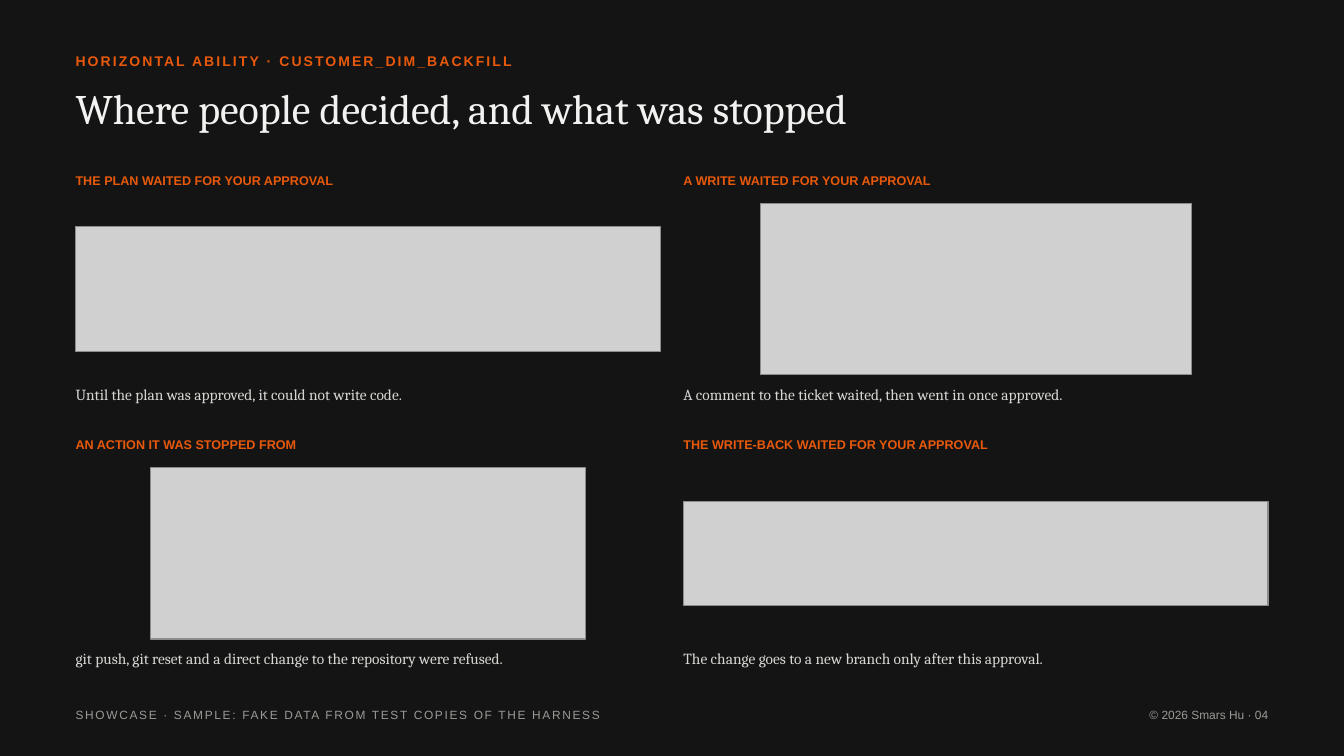
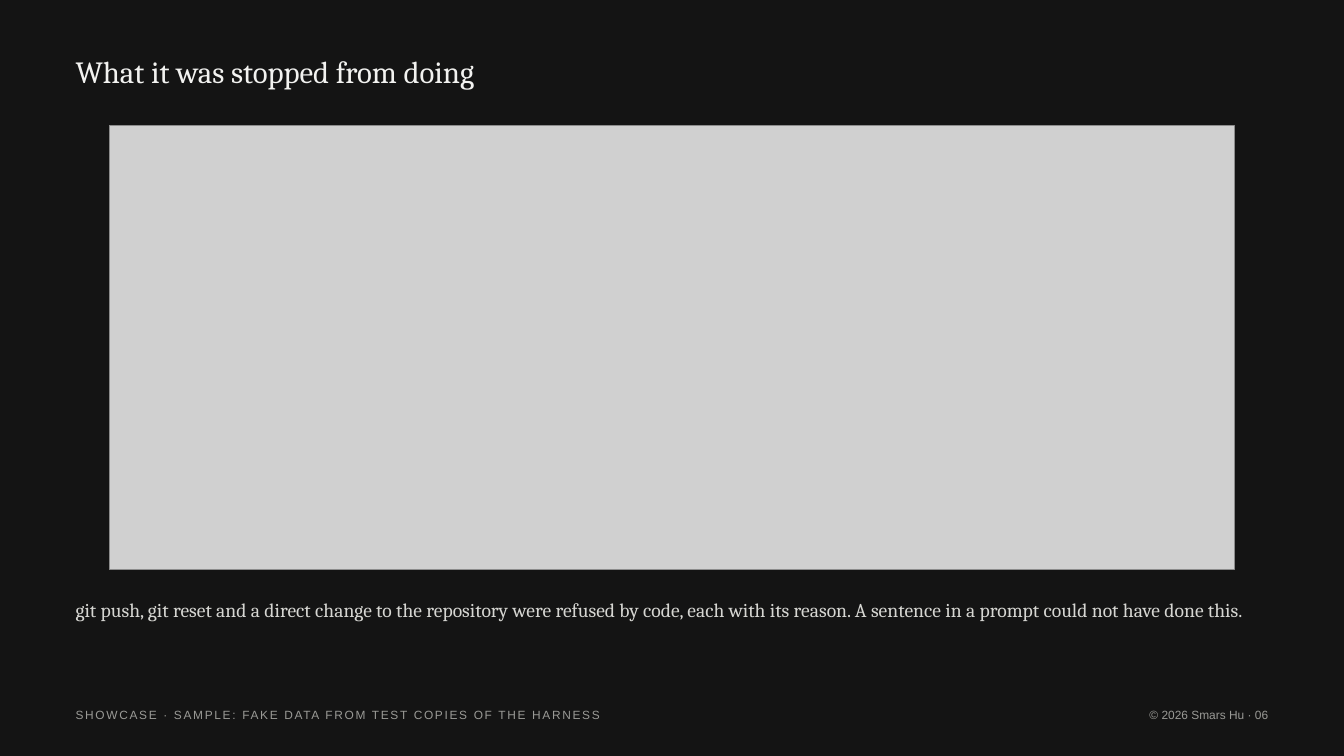
Before and after one commit to Smars-Bin-Hu/ai-exploration, a slide deck: slide 6 of Showcase/Real Tasks/_template/Sample (fake data).pptx (slide 4 before the commit). Drawn at 1344x756 pixels with LibreOffice and Linux fonts; fonts in the diff are those of the drawing; grey boxes stand for pictures. Boxes give left, top, right and bottom in pixels: in the first picture for what was removed or moved away, otherwise in the second. Text is boxed around its words. In the diff, an @@ line names an element or a change of style, - is before the commit and + after.

```diff
--- a/Showcase/Real Tasks/_template/Sample (fake data).pptx
+++ b/Showcase/Real Tasks/_template/Sample (fake data).pptx
@@ text removed at <box>76,50,1265,81</box> @@
-HORIZONTAL ABILITY · CUSTOMER_DIM_BACKFILL
@@ text at <box>76,61,475,90</box>: text changed; size 30 to 22 pt @@
-Where people decided, and what was stopped
+What it was stopped from doing
@@ picture: place and size @@
-picture at <box>150,468,585,639</box>
+picture at <box>109,126,1234,570</box>
@@ text removed at <box>76,176,333,185</box> @@
-THE PLAN WAITED FOR YOUR APPROVAL
@@ text removed at <box>683,176,931,185</box> @@
-A WRITE WAITED FOR YOUR APPROVAL
@@ picture removed at <box>760,204,1192,375</box> @@
@@ picture removed at <box>76,227,660,352</box> @@
@@ text removed at <box>76,389,402,404</box> @@
-Until the plan was approved, it could not write code.
@@ text removed at <box>683,389,1062,404</box> @@
-A comment to the ticket waited, then went in once approved.
@@ text removed at <box>76,440,296,449</box> @@
-AN ACTION IT WAS STOPPED FROM
@@ text removed at <box>683,440,988,449</box> @@
-THE WRITE-BACK WAITED FOR YOUR APPROVAL
@@ picture removed at <box>684,501,1268,605</box> @@
@@ text at <box>76,603,1242,622</box>: text changed; size 11 to 14 pt @@
-git push, git reset and a direct change to the repository were refused.
+git push, git reset and a direct change to the repository were refused by code, each with its reason. A sentence in a prompt could not have done this.
@@ text removed at <box>683,653,1043,668</box> @@
-The change goes to a new branch only after this approval.
@@ text at <box>1162,711,1268,719</box>: text changed @@
-© 2026 Smars Hu · 04
+© 2026 Smars Hu · 06
```
Also in this commit, not shown: 1 other slide changed, 4 slides added, 2 slides removed, 11 other files.
